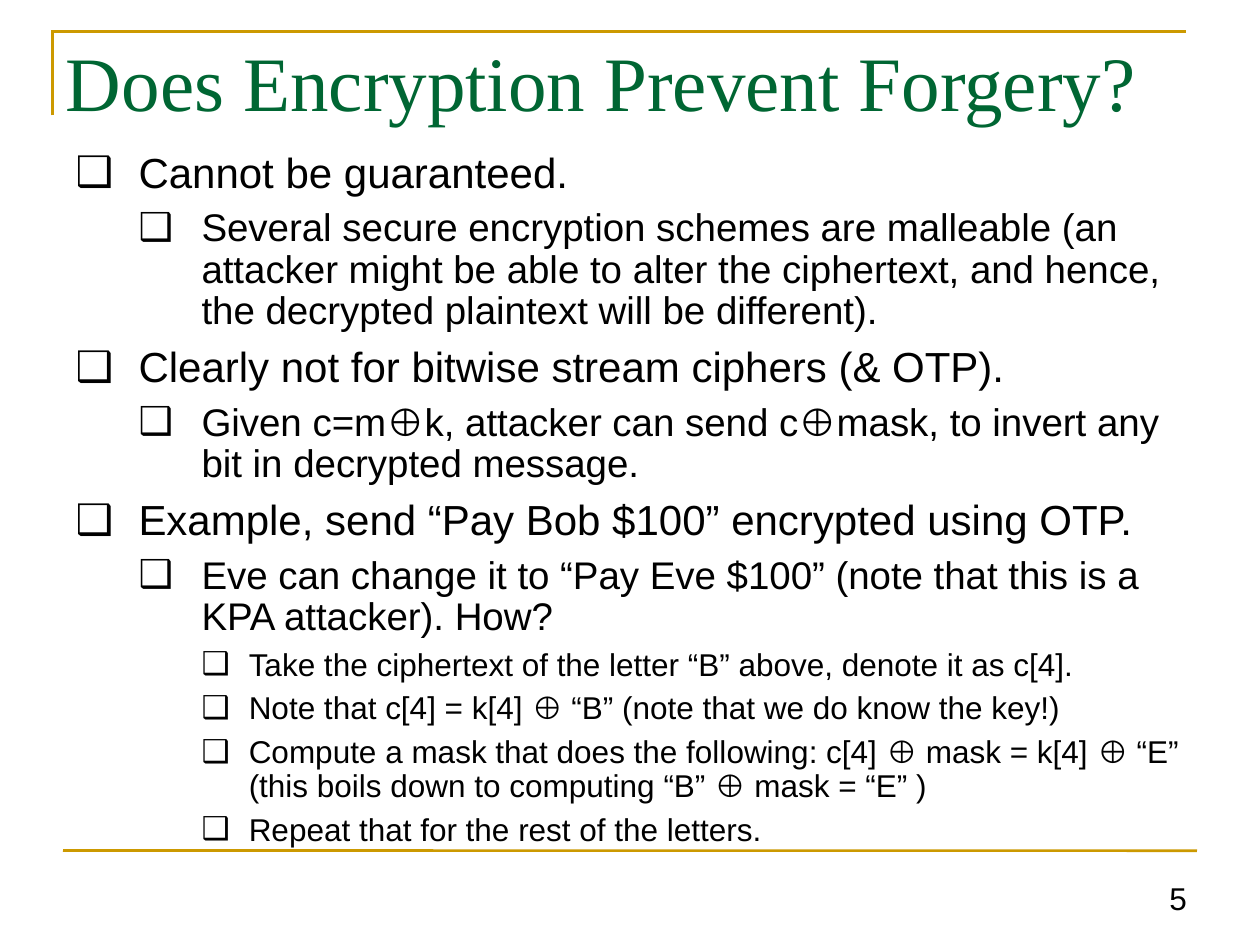
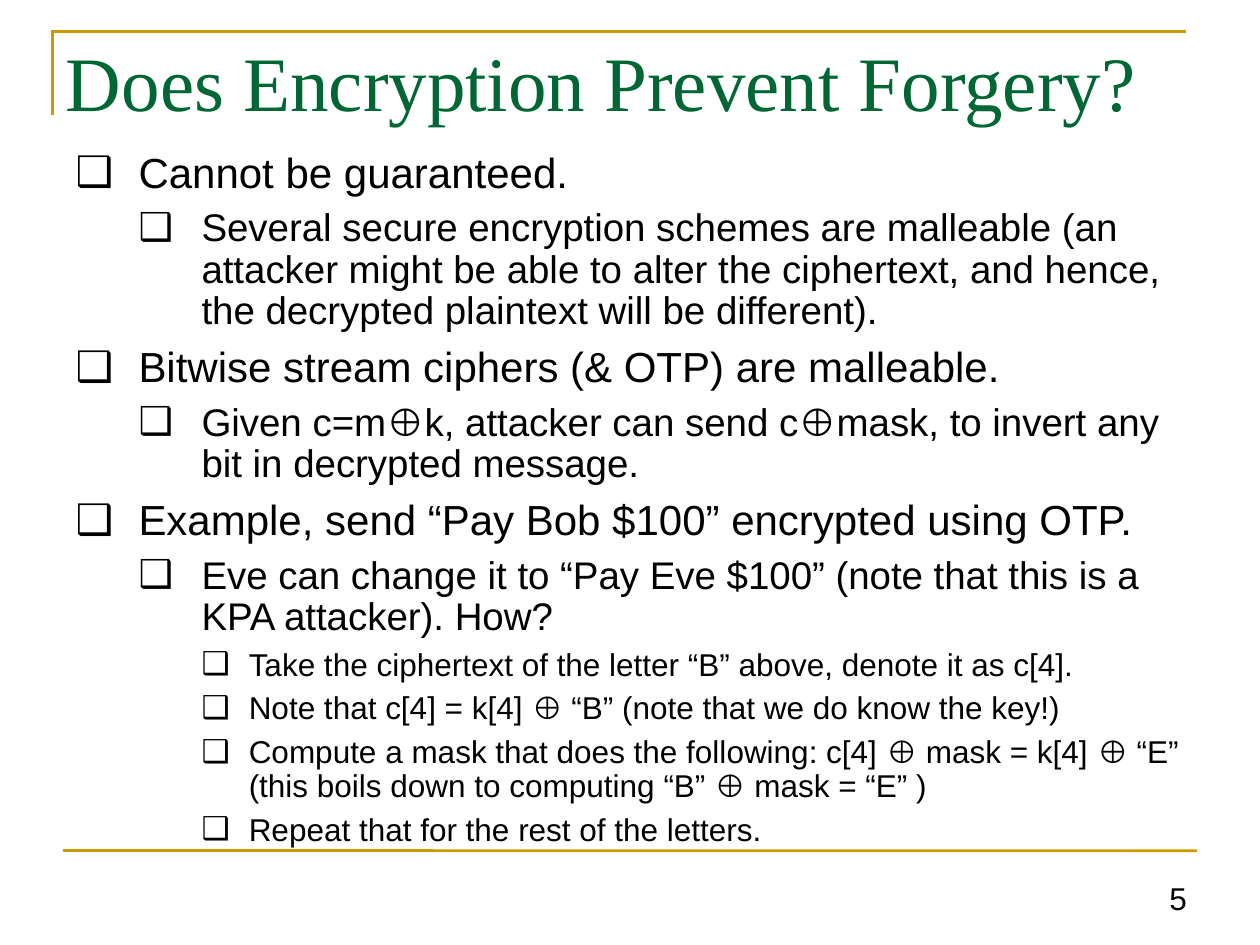
Before and after one commit to GhadaAlmashaqbeh/GhadaAlmashaqbeh.github.io, a slide deck: slide 5 of courses/cse3400-f2026/lecture5.pptx. Drawn at 1260x945 pixels with LibreOffice and Linux fonts; fonts in the diff are those of the drawing. Boxes give left, top, right and bottom in pixels: in the first picture for what was removed or moved away, otherwise in the second. Text is boxed around its words. In the diff, an @@ line names an element or a change of style, - is before the commit and + after.

```diff
--- a/courses/cse3400-f2026/lecture5.pptx
+++ b/courses/cse3400-f2026/lecture5.pptx
@@ text at bbox=[139, 351, 999, 391]: text changed @@
-❑ Clearly not for bitwise stream ciphers (& OTP).
+❑ Bitwise stream ciphers (& OTP) are malleable.
```
Also in this commit, not shown: 16 other slides changed, 2 slides removed, 2 other files.
